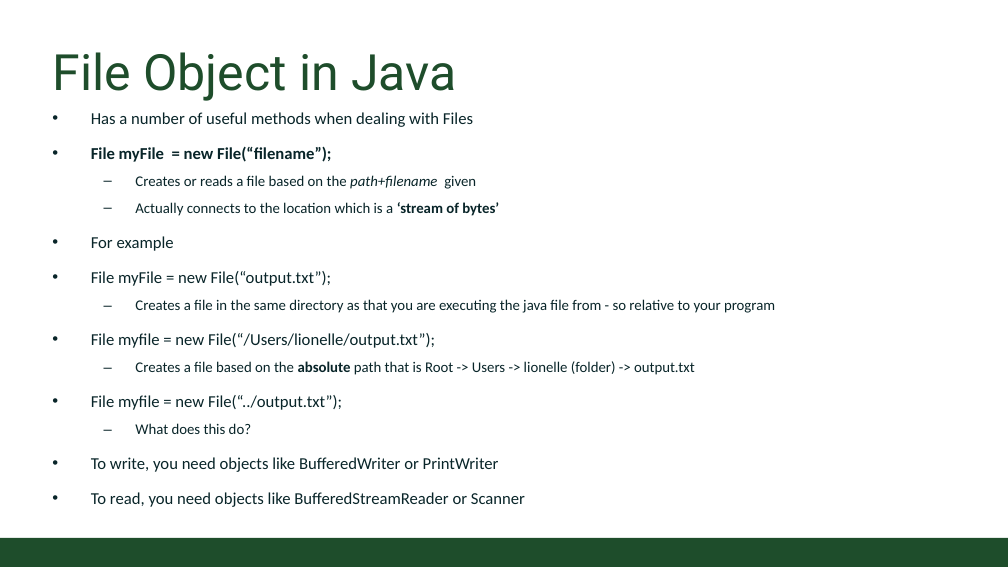
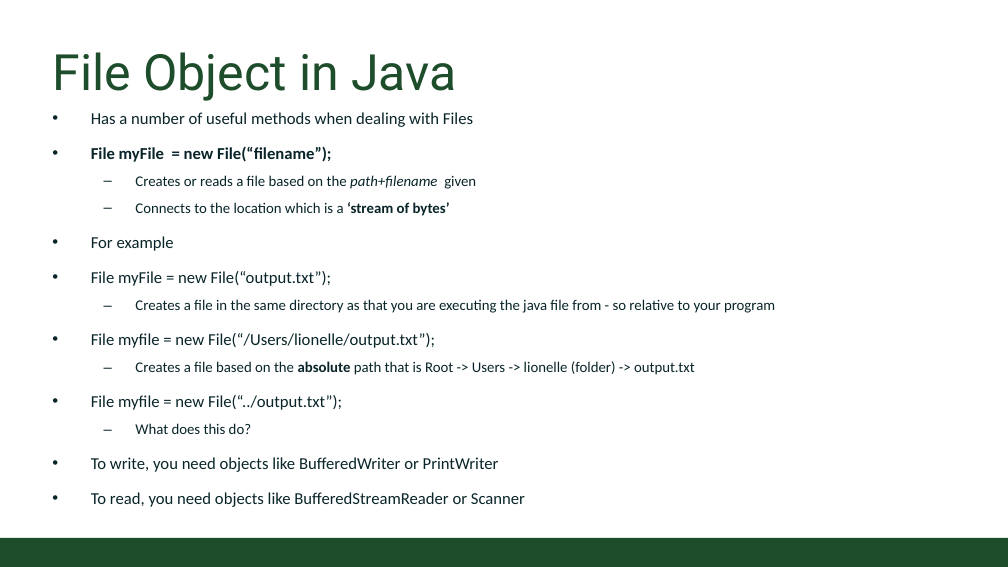
Before and after one commit to CSU-CompSci-CS163-4/Handouts, a slide deck: slide 7 of slides/On-Campus/09_01_OSandFileWriting.pptx (slide 6 before the commit). Drawn at 1008x567 pixels with LibreOffice and Linux fonts; fonts in the diff are those of the drawing; background and template pictures are left out. Boxes give left, top, right and bottom in pixels: in the first picture for what was removed or moved away, otherwise in the second. Text is boxed around its words. In the diff, an @@ line names an element or a change of style, - is before the commit and + after.

```diff
--- a/slides/On-Campus/09_01_OSandFileWriting.pptx
+++ b/slides/On-Campus/09_01_OSandFileWriting.pptx
@@ text at box(135, 202, 450, 216): text changed @@
-  – Actually connects to the location which is a ‘stream of bytes’
+  – Connects to the location which is a ‘stream of bytes’
```
Also in this commit, not shown: 1 other slide changed, 1 slide added.
